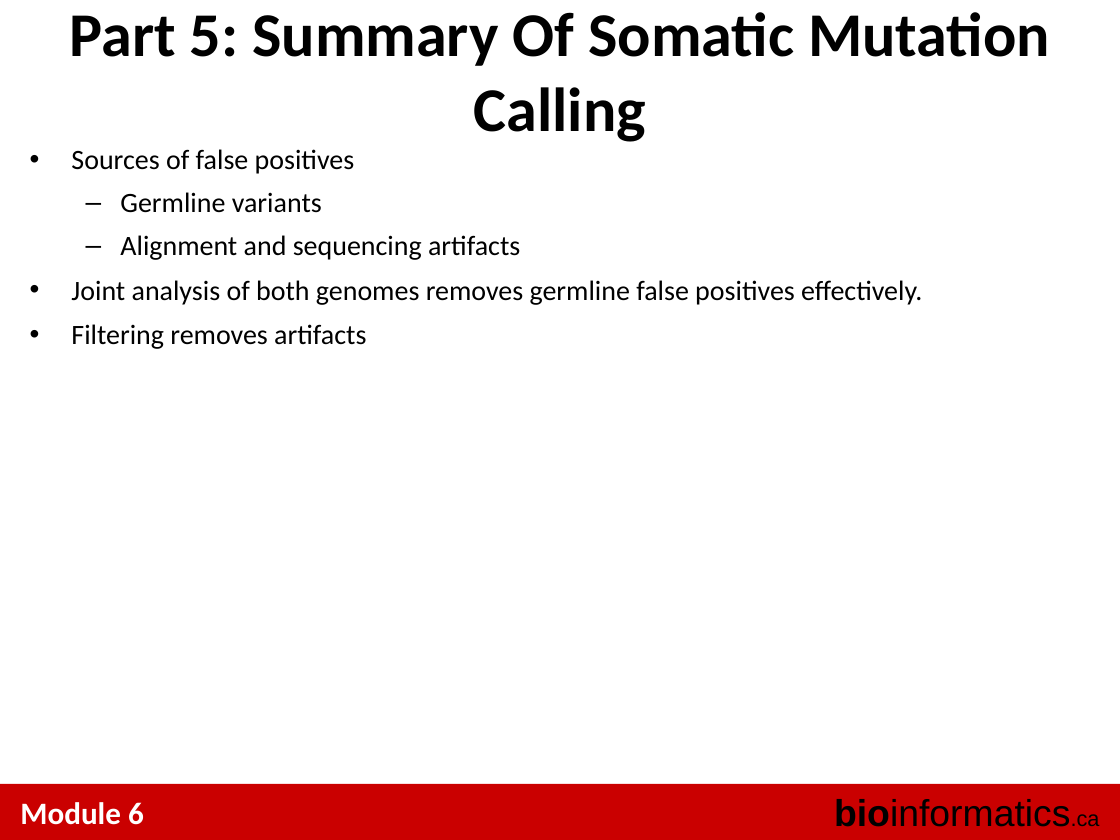
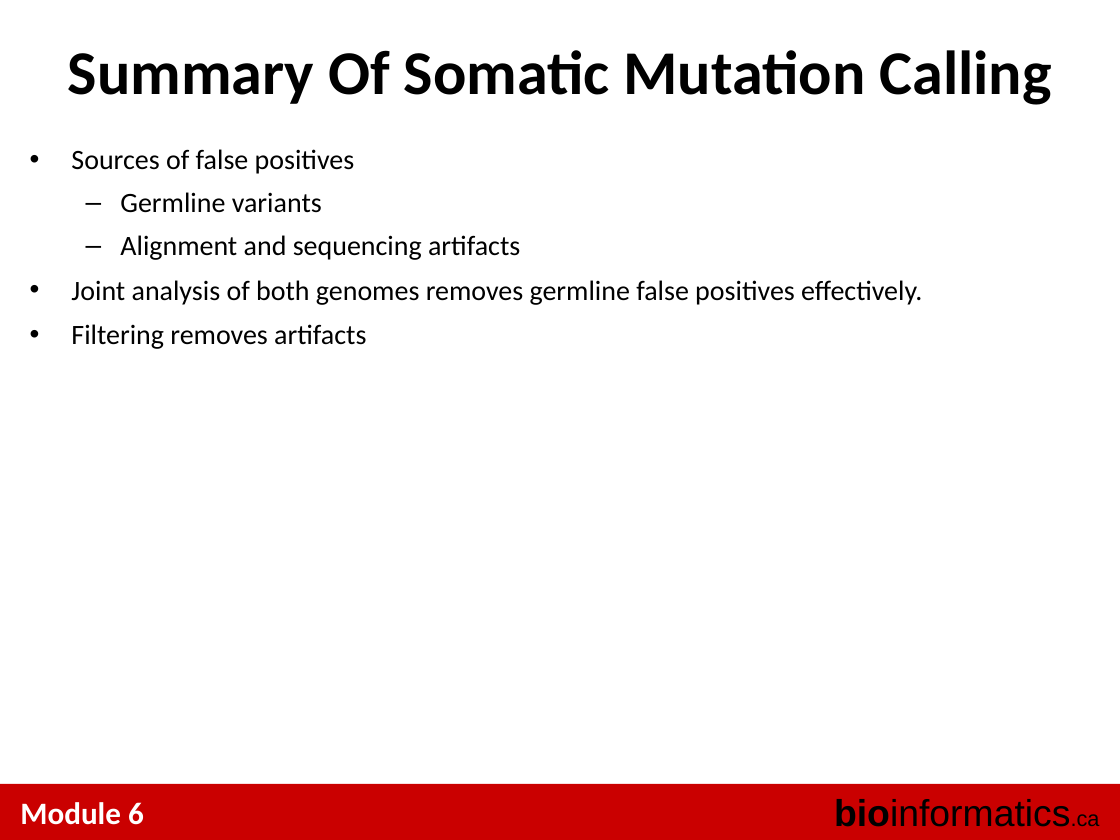
Before and after one commit to tinyheero/BICG-2016, a slide deck: slide 21 of snvs/content/BiCG_2012_Module6_Lab_shah.ppt (slide 25 before the commit). Drawn at 1120x840 pixels with LibreOffice and Linux fonts; fonts in the diff are those of the drawing. Boxes give left, top, right and bottom in pixels: in the first picture for what was removed or moved away, otherwise in the second. Text is boxed around its words. In the diff, an @@ line names an element or a change of style, - is before the commit and + after.

```diff
--- a/snvs/content/BiCG_2012_Module6_Lab_shah.ppt
+++ b/snvs/content/BiCG_2012_Module6_Lab_shah.ppt
@@ text at [68, 50, 1052, 105]: text changed @@
-Part 5: Summary Of Somatic Mutation Calling
+Summary Of Somatic Mutation Calling
```
Also in this commit, not shown: 14 other slides changed, 4 slides added, 8 slides removed.
